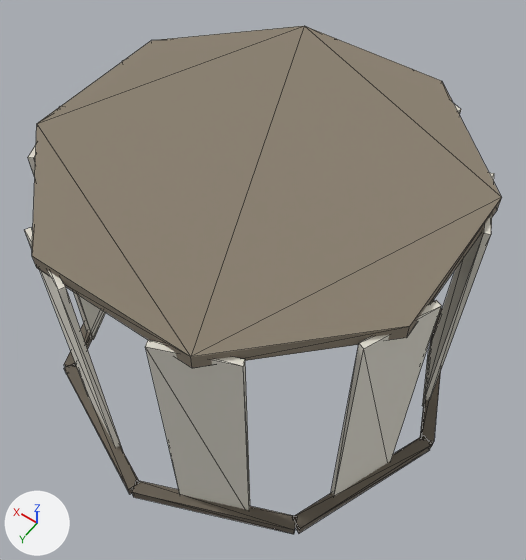
The glTF model src/main/resources/watch/models/cosmetics/wayfarer/moth_veil.glb, before and after one commit.
Before and after are seen from a 50 mm lens placed at (-0.332, 0.457, 2.132), pointed at (-0.011, 0.008, 1.425). Arrows for +X, +Y and +Z are at lower left; the lights stay in place. The older version comes first. Mesh edges are drawn as thin lines. Vertices at exactly the same position are counted once.

Objects in the first picture: 'moth_veil_head.001'.
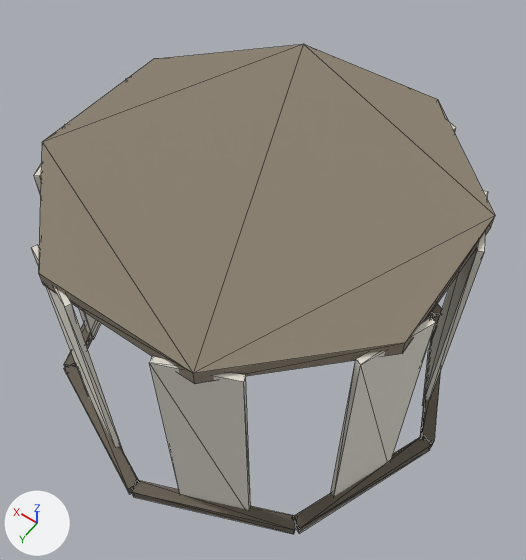
The newer file is also rescaled (x0.991), turned or shifted as a whole; pictures and numbers use the older file's frame.

What differs and where, as boxes (x1, y1, x2, y2) in the pictures (526 x 560 px; the box of a moved part takes in the faces that stretch with it):
'moth_veil_head.001', reshaped: before (24, 26, 502, 534); after (31, 44, 495, 534)
part 1 of me_moth_veil_head_001, moved or reshaped: before (32, 26, 502, 368); after (39, 44, 495, 384)
part 2 of me_moth_veil_head_001, moved or reshaped: before (24, 104, 494, 529); after (31, 78, 488, 529)

The change, as a list of edits to the scene's bpy script:
```text
Change me_moth_veil_head_001:
    used by ob_moth_veil_head_001; location = (0.0, 0.0, 0.0)
    remove me_moth_veil_head_001.from_pydata(...)  # 144 vertices, 220 faces; spans x -0.27..0.27, y -0.27..0.27, z 1.257..1.613
    add me_moth_veil_head_001.from_pydata(...)  # 160 vertices, 248 faces; spans x -0.27..0.27, y -0.27..0.27, z 1.257..1.587
    me_moth_veil_head_001 part 1: the loose piece of 16 vertices spanning x -0.228..0.228, y -0.228..0.228, z 1.595..1.613 is moved by (0.0, 0.0, -0.026)
    me_moth_veil_head_001 part 2
    20 vertices are removed from x -0.239..0.239, y -0.239..0.239, z 1.604
    66 faces are deleted
    12 vertices in x -0.132..0.239, y -0.239..0.239, z 1.604 move by (0.0, 0.0, -0.026)
    20 new vertices lie (0.0, 0.0, 0.321) away from vertices in x -0.239..0.239, y -0.239..0.239, z 1.257
    8 new faces join them, mat_moth_veil_trim_dark (brown #6b6357)
    58 new faces join them, mat_moth_veil_main (light grey #e4e0d4)
    other edits to the shape of me_moth_veil_head_001 do not show in these pictures
```
